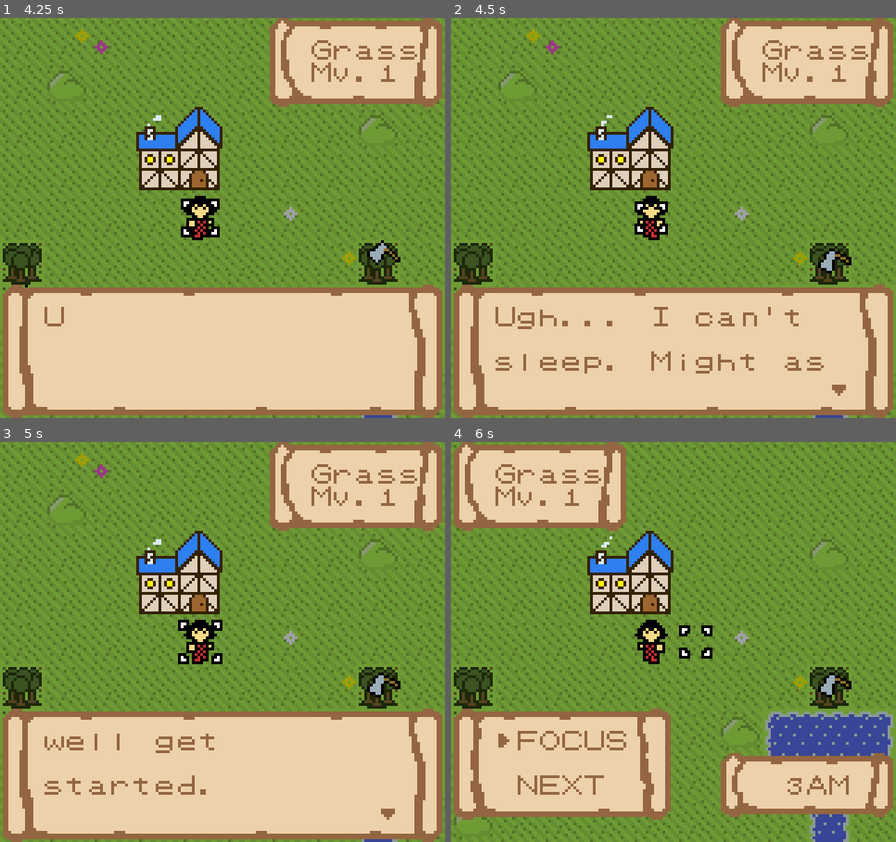
Above: before the commit, frames 1-4 (two rows, left to right).
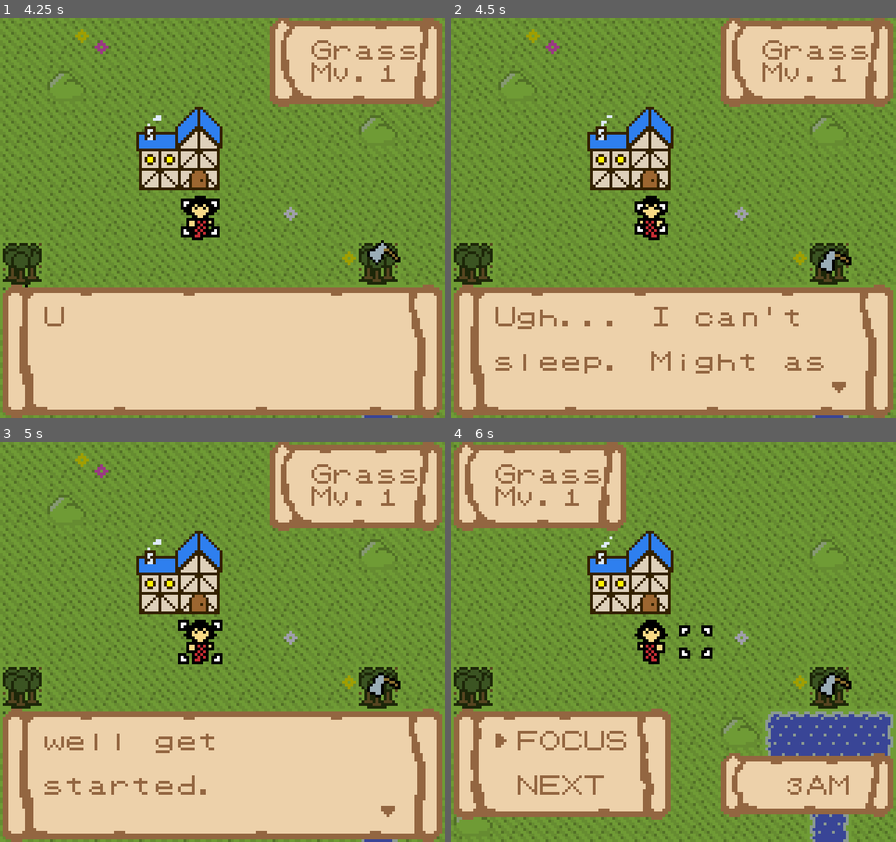
Above: after the commit, the same moments.

Repository: SummonerL/GuildBuilders
Game: Godot game, scene res://Scenes/Overworld/Overworld_Scene.tscn
Two runs of this game, one before a commit and one after it. Both use one fixed random seed, a clock stepped at 60 frames per second and the inputs below. Sound files missing from this copy of the repository are replaced by a short silence.
Inputs:
- Up to frame 1 (4.25 s): tap Enter (ui_accept) at 0.5, 1.35, 1.52, 1.82, 2.85, 3.02, 3.32 s; hold Right (ui_right) 0.53-1.28 s; hold Enter (ui_accept) 0.53-1.28 s; hold Down (ui_down) 1.28-2.03 s; hold Right (ui_right) 2.03-2.78 s; hold Enter (ui_accept) 2.03-2.78 s; hold Up (ui_up) 2.78-3.53 s; hold Left (ui_left) from 3.53 s (still down); hold Enter (ui_accept) from 3.53 s (still down); tap Escape (ui_cancel) at 4.15 s
- Up to frame 2 (4.5 s): keep holding Left (ui_left); release Enter (ui_accept) at 4.28 s; tap Enter (ui_accept) at 4.35 s
- Up to frame 3 (5 s): keep holding Left (ui_left); tap Enter (ui_accept) at 4.52, 4.82 s
- Up to frame 4 (6 s): release Left (ui_left) at 5.03 s; hold Down (ui_down) 5.03-5.78 s; hold Enter (ui_accept) 5.03-5.78 s; hold Right (ui_right) from 5.78 s (still down); tap Enter (ui_accept) at 5.85 s

Frame 1 is identical in both runs. In frame 2, less than 0.1% of the frame differs, in the area x 85-89%, y 90-95%; in frame 3, less than 0.1%; in frame 4, less than 0.1%.

Commit message:
finished dining option + added food abilities + remove food abilities at EOD

Diff:
--- a/Autoload/Abilities.gd
+++ b/Autoload/Abilities.gd
@@ -6,23 +6,42 @@
 # bring in our global action list
 onready var global_action_list = get_node("/root/Actions")
 
+enum ABILITY_TYPES {
+	UNIT,
+	FOOD
+}
+
 const ABILITY_INSOMNIAC_NAME = 'Insomniac'
 const ABILITY_ROUGHING_IT_NAME = 'Roughing It'
 const ABILITY_GROWING_BOY_NAME = 'Growing Boy'
 
+# food (daily) abilities
+const ABILITY_FOOD_MUSCLEFISH_NAME = 'Food Effect'
+
+# unit abilities
 const ability_insomniac = {
 	"name": ABILITY_INSOMNIAC_NAME,
-	"description": "This unit wakes up at 3AM."
+	"description": "This unit wakes up at 3AM.",
+	"type": ABILITY_TYPES.UNIT
 }
 
 const ability_roughing_it = {
 	"name": ABILITY_ROUGHING_IT_NAME,
-	"description": "This unit does not have to return home at night."
+	"description": "This unit does not have to return home at night.",
+	"type": ABILITY_TYPES.UNIT
 }
 
 const ability_growing_boy = {
 	"name": ABILITY_GROWING_BOY_NAME,
-	"description": "This unit can benefit from an additional meal every day."
+	"description": "This unit can benefit from an additional meal every day.",
+	"type": ABILITY_TYPES.UNIT
+}
+
+# food (daily) abilities
+const ability_food_musclefish = {
+	"name": ABILITY_FOOD_MUSCLEFISH_NAME,
+	"description": "This unit can carry an additional 3 items for the remainder of the day.",
+	"type": ABILITY_TYPES.FOOD
 }
 
 # a helper function for adding abilities to a unit
@@ -32,7 +51,7 @@
 	on_add_to_unit(unit, ability)
 
 # a helper function for removing abilities from a unit
-func remove_ability_from_ubnit(unit, ability, index):
+func remove_ability_from_unit(unit, ability, index):
 	unit.unit_abilities.remove(index)
 
 	on_remove_from_unit(unit, ability)
@@ -45,7 +64,18 @@
 		ABILITY_ROUGHING_IT_NAME:
 			# add the 'camp' option to their list of locations to return to
 			unit.shelter_locations.append(global_action_list.COMPLETE_ACTION_LIST.RETURN_TO_CAMP)
+		ABILITY_FOOD_MUSCLEFISH_NAME:
+			# add 3 to the unit's max inventory space
+			unit.item_limit += 3
+		ABILITY_GROWING_BOY_NAME:
+			# increase the unit's meal limit by 1
+			unit.meal_limit += 1
 
 # when a specific ability is removed from a unit
-func on_remove_from_unit(_unit, _ability):
-	pass
+func on_remove_from_unit(unit, ability):
+	match(ability.name):
+		ABILITY_FOOD_MUSCLEFISH_NAME:
+			# remove 3 from the unit's max inventory space
+			unit.item_limit -= 3
+			if (unit.item_limit < 0):
+				unit.item_limit = 0
--- a/Autoload/Actions.gd
+++ b/Autoload/Actions.gd
@@ -120,10 +120,10 @@
 			guild.show_item_info_at_depot()
 		COMPLETE_ACTION_LIST.EAT_FOOD_AT_DINING_HALL:
 			# eat the selected item at the dining hall
-			pass
+			guild.eat_food_at_dining_hall()
 		COMPLETE_ACTION_LIST.VIEW_ITEM_INFO_AT_DINING_HALL:
 			# view the effect of the food at the dining hall
-			pass
+			guild.show_item_info_at_dining_hall()
 		COMPLETE_ACTION_LIST.FISH:
 			initiate_fish_action()
 		COMPLETE_ACTION_LIST.MINE:
--- a/Autoload/Guild.gd
+++ b/Autoload/Guild.gd
@@ -45,6 +45,8 @@
 	hud_dining_screen_node = hud_dining_screen_scn.instance()
 	camera.add_child(hud_dining_screen_node)
 
+	hud_dining_screen_node.set_unit(active_unit)
+
 func transition_items_at_depot():
 	if (hud_depot_screen_node):
 		hud_depot_screen_node.transfer_item()
@@ -52,3 +54,10 @@
 func show_item_info_at_depot():
 	if (hud_depot_screen_node):
 		hud_depot_screen_node.show_item_info()
+
+func eat_food_at_dining_hall():
+	if (hud_dining_screen_node):
+		hud_dining_screen_node.eat_food()
+func show_item_info_at_dining_hall():
+	if (hud_dining_screen_node):
+		hud_dining_screen_node.show_item_info()
--- a/Autoload/Items.gd
+++ b/Autoload/Items.gd
@@ -2,6 +2,9 @@
 
 # this file will keep track of the items that a unit can obtain throughout the course of the game
 # each item should consist of a name, description, type, and any other properties specific to the item type
+
+# bring in our abilities
+onready var global_ability_list = get_node("/root/Abilities")
 
 enum ITEM_TYPES {
 	ROD	,
@@ -11,28 +14,29 @@
 }
 
 # tools
-const item_softwood_rod = {
+onready var item_softwood_rod = {
 	"name": "Softwood Rod",
 	"description": "A simple wooden fishing rod. Allows the unit to catch fish.",
 	"type": ITEM_TYPES.ROD
 }
 
-const item_sturdy_axe = {
+onready var item_sturdy_axe = {
 	"name": "Sturdy Axe",
 	"description": "A simple stone axe. Allows the unit to gather wood.",
 	"type": ITEM_TYPES.AXE
 }
 
 # fish
-const item_musclefish = {
+onready var item_musclefish = {
 	"name": "Musclefish",
 	"description": "Eating this will allow the unit to carry an additional 3 items that day.",
 	"type": ITEM_TYPES.FISH,
-	"xp": 2 # xp upon receiving
+	"xp": 2, # xp upon receiving
+	"connected_ability": global_ability_list.ability_food_musclefish
 }
 
 # wood
-const item_softwood = {
+onready var item_softwood = {
 	"name": "Softwood",
 	"description": "A light-colored wood that is easy to cut. Can be used to craft various items.",
 	"type": ITEM_TYPES.WOOD,
--- a/Autoload/Signal_Manager.gd
+++ b/Autoload/Signal_Manager.gd
@@ -14,3 +14,6 @@
 
 signal cant_carry_item_dialogue_depot
 signal finished_viewing_item_info_depot
+signal finished_viewing_item_info_dining
+signal already_have_effect_dialogue_dining
+signal food_ate_dialogue_dining
--- a/Entities/HUD/Guild Actions/Depot_Screen.gd
+++ b/Entities/HUD/Guild Actions/Depot_Screen.gd
@@ -91,7 +91,7 @@
 	set_process_input(true)
 
 func _on_finished_viewing_item_info():
-	#since we just finished with the selection list, unpause input in this node
+	# since we just finished with the selection list, unpause input in this node
 	set_process_input(true)
 
 # helper function for sorting items by name
--- a/Entities/HUD/Guild Actions/Dining_Screen.gd
+++ b/Entities/HUD/Guild Actions/Dining_Screen.gd
@@ -11,6 +11,9 @@
 
 # bring in our items
 onready var global_items_list = get_node("/root/Items")
+
+# bring in our abilities
+onready var global_ability_list = get_node("/root/Abilities")
 
 # bring in our guild variables/functions
 onready var guild = get_node("/root/Guild")
@@ -47,6 +50,11 @@
 
 var dining_screen_state = DINING_SCREEN_STATES.SELECTING_ITEM
 
+onready var food_actions = [
+	global_action_list.COMPLETE_ACTION_LIST.EAT_FOOD_AT_DINING_HALL,
+	global_action_list.COMPLETE_ACTION_LIST.VIEW_ITEM_INFO_AT_DINING_HALL
+]
+
 # keep track of the active unit
 var active_unit
 
@@ -54,6 +62,9 @@
 const DINE_TEXT = 'Dining Hall'
 const NO_FOOD_TEXT = "No food at the depot..."
 const ALREADY_HAS_EFFECT_TEXT = ' already has that effect...'
+const CANT_EAT_ANY_MORE_MEALS_TEXT = ' can\'t eat any more meals today...'
+const ATE_THE_TEXT = ' ate the '
+const NEW_FOOD_EFFECT_ADDED_TEXT = ' New food effect added.'
 
 # keep track of the food items at the depot
 var current_food_items = []
@@ -74,6 +85,13 @@
 
 	# go ahead and start printing the food items
 	populate_food_items()
+
+func set_unit(unit):
+	active_unit = unit
+
+func cancel_select_list():
+	# start processing input again (unpause this node)
+	set_process_input(true)
 
 func populate_header():
 	dining_icon_sprite.position = Vector2((constants.DIA_TILES_PER_COL - 2) * constants.DIA_TILE_WIDTH, 1 * constants.DIA_TILE_HEIGHT)
@@ -144,6 +162,81 @@
 	for item in current_item_set:
 		letters_symbols_node.print_immediately(item.item.name, Vector2(start_x, start_y))
 		start_y += 2
+
+func _on_finished_viewing_item_info():
+	# since we just finished with the selection list, unpause input in this node
+	set_process_input(true)
+
+func show_item_info():
+	var item = current_food_items[current_item]
+
+	signals.connect("finished_viewing_item_info_dining", self, "_on_finished_viewing_item_info", [], signals.CONNECT_ONESHOT)
+
+	# type the item info
+	player.hud.dialogueState = player.hud.STATES.INACTIVE
+	player.hud.typeTextWithBuffer(item.item.description, false, 'finished_viewing_item_info_dining')
+
+func _on_already_have_effect_dialogue_completion():
+	# since we just finished with the selection list, unpause input in this node
+	set_process_input(true)
+
+# actually eat the selected food
+func eat_food():
+	# give the player the ability
+	var food = current_food_items[current_item]
+
+
+	var effect = food.item.connected_ability
+
+	# display a message if the unit has reached their meal limit
+	var meal_count = 0
+	for ability in active_unit.unit_abilities:
+		if (ability.type == global_ability_list.ABILITY_TYPES.FOOD):
+			meal_count += 1
+
+	if (meal_count >= active_unit.meal_limit):
+		# reuse a signal (it does the same thing)
+		signals.connect("already_have_effect_dialogue_dining", self, "_on_already_have_effect_dialogue_completion", [], signals.CONNECT_ONESHOT)
+
+		player.hud.dialogueState = player.hud.STATES.INACTIVE
+		player.hud.typeTextWithBuffer(active_unit.unit_name + CANT_EAT_ANY_MORE_MEALS_TEXT, false, 'already_have_effect_dialogue_dining')
+		return
+
+	# ------ experiment with allowing unit's to have the same food effect twice (the male fisherman) -------
+	# display a message if the user already has this food effect
+	#for ability in active_unit.unit_abilities:
+	#	if (ability.name == effect.name):
+	#		signals.connect("already_have_effect_dialogue_dining", self, "_on_already_have_effect_dialogue_completion", [], signals.CONNECT_ONESHOT)
+	#
+	#		player.hud.dialogueState = player.hud.STATES.INACTIVE
+	#		player.hud.typeTextWithBuffer(active_unit.unit_name + ALREADY_HAS_EFFECT_TEXT, false, 'already_have_effect_dialogue_dining')
+	#		return
+
+	# otherwise, add the effect to the unit
+	global_ability_list.add_ability_to_unit(active_unit, effect)
+
+	# read the follow-up text
+	player.hud.dialogueState = player.hud.STATES.INACTIVE
+	player.hud.typeTextWithBuffer(active_unit.unit_name + ATE_THE_TEXT + food.item.name + '.' + NEW_FOOD_EFFECT_ADDED_TEXT, false, 'food_ate_dialogue_dining')
+
+	yield(signals, 'food_ate_dialogue_dining')
+
+	# remove the item from the depot item list
+	guild.current_items.remove(food.index)
+
+	# recalculate the current food items
+	get_food_items_from_depot()
+
+	# reposition the cursor and repopulate the list, now that we've removed that item
+	if (current_item > (current_food_items.size() - 1)):
+		if (current_item == depot_start_index_tracker && depot_start_index_tracker > 0):
+			depot_start_index_tracker -= 4
+		current_item -= 1
+
+	populate_food_items(depot_start_index_tracker)
+
+	# since we just finished with the selection list, unpause input in this node
+	set_process_input(true)
 
 func close_dining_screen():
 	# change the player state
@@ -202,3 +295,13 @@
 		move_items(1)
 	if (event.is_action_pressed("ui_up")):
 		move_items(-1)
+	if (event.is_action_pressed("ui_accept")):
+		# give the unit the option to 'eat' or view 'info'
+		if current_food_items.size() > 0:
+			var hud_selection_list_node = hud_selection_list_scn.instance()
+			add_child(hud_selection_list_node)
+			hud_selection_list_node.layer = self.layer + 1
+			hud_selection_list_node.populate_selection_list(food_actions, self, true, false, true) # can cancel, position to the right
+
+			# temporarily stop processing input on this node (pause this node)
+			set_process_input(false)
--- a/Entities/HUD/Letters_Symbols/Letters_Symbols.tscn
+++ b/Entities/HUD/Letters_Symbols/Letters_Symbols.tscn
@@ -843,6 +843,7 @@
 [node name="Arrow_Left_Sprite" type="AnimatedSprite" parent="."]
 visible = false
 frames = SubResource( 1 )
+frame = 1
 speed_scale = 0.9
 playing = true
 centered = false
@@ -855,25 +856,26 @@
 [node name="Arrow_Down_Sprite" type="AnimatedSprite" parent="."]
 visible = false
 frames = SubResource( 3 )
+speed_scale = 0.9
+playing = true
+centered = false
+
+[node name="Dialogue_Sound" type="AudioStreamPlayer" parent="."]
+stream = ExtResource( 5 )
+volume_db = -7.0
+
+[node name="Arrow_Right_Sprite" type="AnimatedSprite" parent="."]
+visible = false
+frames = SubResource( 4 )
 frame = 1
 speed_scale = 0.9
 playing = true
 centered = false
 
-[node name="Dialogue_Sound" type="AudioStreamPlayer" parent="."]
-stream = ExtResource( 5 )
-volume_db = -7.0
-
-[node name="Arrow_Right_Sprite" type="AnimatedSprite" parent="."]
+[node name="Arrow_Up_Sprite" type="AnimatedSprite" parent="."]
 visible = false
-frames = SubResource( 4 )
+frames = SubResource( 5 )
+frame = 1
 speed_scale = 0.9
 playing = true
 centered = false
-
-[node name="Arrow_Up_Sprite" type="AnimatedSprite" parent="."]
-visible = false
-frames = SubResource( 5 )
-speed_scale = 0.9
-playing = true
-centered = false
--- a/Entities/Player/Party.gd
+++ b/Entities/Player/Party.gd
@@ -5,6 +5,9 @@
 
 # keep track of the global player variables
 onready var player = get_node("/root/Player_Globals")
+
+# bring in our abilities
+onready var global_ability_list = get_node("/root/Abilities")
 
 # all of the unit types
 onready var angler_male_scn = preload("res://Entities/Player/Units/Angler_Male.tscn")
@@ -68,6 +71,19 @@
 		# also make sure we update their 'acted' state for the new turn
 		unit.set_has_acted_state(false)
 
+# remove all food (daily) abilities from each unit
+func remove_food_abilities():
+	for unit in party_members:
+		var index = 0
+		var unit_abilities = unit.unit_abilities.duplicate()
+		for ability in unit_abilities:
+
+			if (ability.type == global_ability_list.ABILITY_TYPES.FOOD):
+				global_ability_list.remove_ability_from_unit(unit, ability, index)
+				index -= 1
+
+			index += 1
+
 func reset_shaders():
 	for unit in party_members:
 		unit.remove_used_shader()
--- a/Entities/Player/Units/Unit_Class.gd
+++ b/Entities/Player/Units/Unit_Class.gd
@@ -73,6 +73,9 @@
 
 # keep track of the unit's items
 var item_limit = 5 # default
+
+# keep track of the player's meal limit
+var meal_limit = 1
 
 var current_items = [
 ]
--- a/Entities/Player/Units/Woodcutter_Female.gd
+++ b/Entities/Player/Units/Woodcutter_Female.gd
@@ -35,13 +35,6 @@
 	# give the female woodcutter some starting items
 	global_items_list.add_item_to_unit(self, global_items_list.item_sturdy_axe)
 
-	# TEMP (give fish)
-	global_items_list.add_item_to_unit(self, global_items_list.item_musclefish)
-	global_items_list.add_item_to_unit(self, global_items_list.item_musclefish)
-	global_items_list.add_item_to_unit(self, global_items_list.item_musclefish)
-	global_items_list.add_item_to_unit(self, global_items_list.item_musclefish)
-	global_items_list.add_item_to_unit(self, global_items_list.item_musclefish)
-
 	# add the unit's starting ability
 	global_ability_list.add_ability_to_unit(self, global_ability_list.ability_insomniac)
 
--- a/Scenes/Overworld/Overworld_Scene.gd
+++ b/Scenes/Overworld/Overworld_Scene.gd
@@ -178,6 +178,9 @@
 	# show the applicable building tiles
 	show_applicable_building_tiles()
 
+	# remove any daily abilities from the previous day
+	player.party.remove_food_abilities()
+
 	# mark all units as 'yet to act'
 	player.party.reset_yet_to_act()
 
